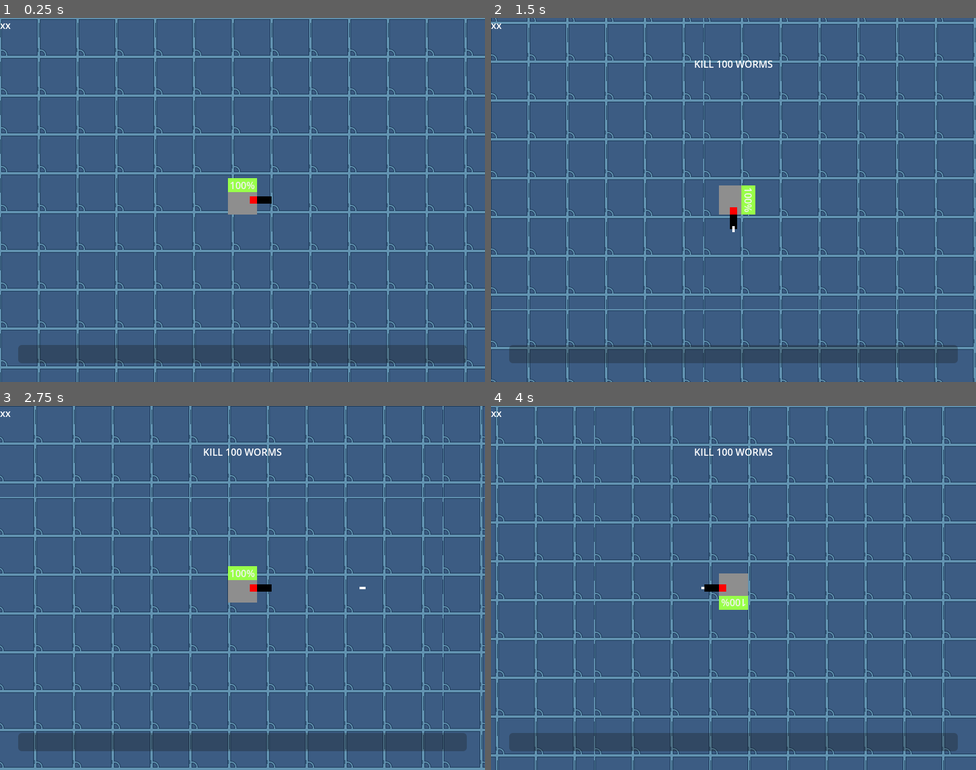
Above: before the commit, frames 1-4 (two rows, left to right).
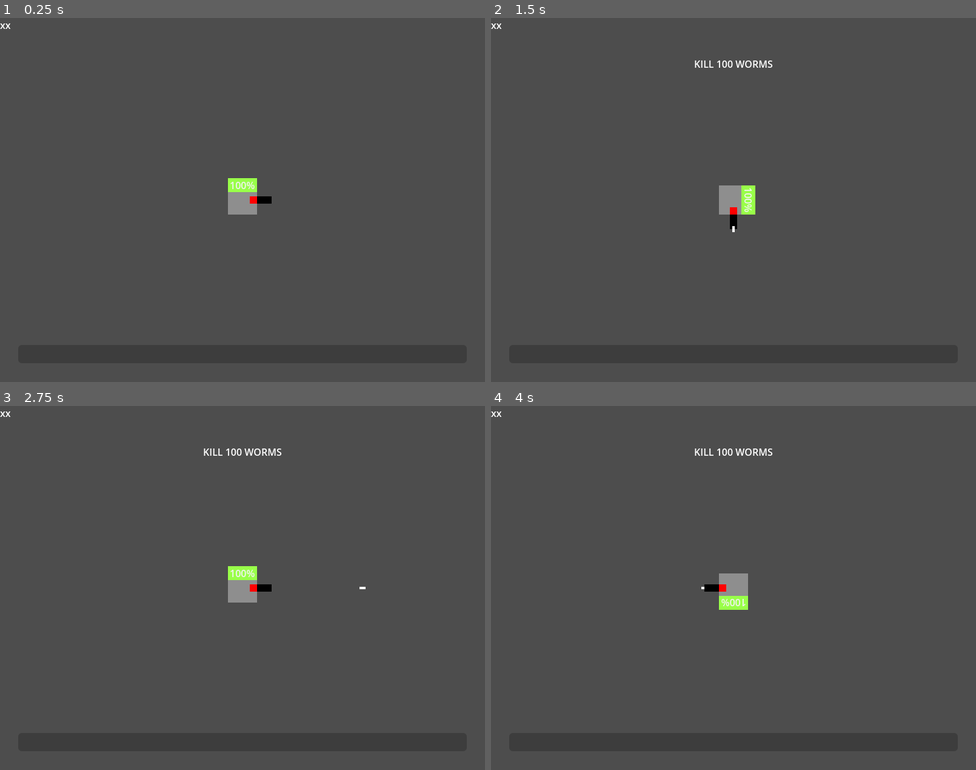
Above: after the commit, the same moments.

Repository: ToastedBrains/overloaded
Game: Godot game, scene res://src/main.tscn
The game is run twice, just before and just after one commit, with the same random seed, the same clock (stepped at 60 frames per second) and the same inputs.
Inputs (mouse positions are in pixels of both pictures, inside the frame that each line leads up to):
- Up to frame 1 (0.25 s): no input
- Up to frame 2 (1.5 s): tap Enter at 0.5 s; move the mouse to (840, 181) at 0.52 s; hold Right (ui_right) 0.53-1.28 s; click (840, 181) at 0.67 s; move the mouse to (636, 218) at 1.27 s; hold Down (ui_down) from 1.28 s (still down)
- Up to frame 3 (2.75 s): move the mouse to (291, 507) at 2.02 s; release Down (ui_down) at 2.03 s; hold Right (ui_right) from 2.03 s (still down)
- Up to frame 4 (4 s): move the mouse to (709, 660) at 2.77 s; release Right (ui_right) at 2.78 s; hold Up (ui_up) 2.78-3.53 s; click (709, 660) at 2.92 s; move the mouse to (879, 642) at 3.52 s; hold Left (ui_left) from 3.53 s (still down)

The runs differ from the first frame. In frame 1, 99% of the frame differs, in the area x 0-100%, y 0-100%; in frame 2, 99%; in frame 3, 99%; in frame 4, 99%.
Error in both runs: Invalid access to property or key 'source' on a base object of type 'Array'. (res://src/global/debug.gd:11)

Commit message:
Explosive upgrade.

Diff:
--- a/src/global/vars.gd
+++ b/src/global/vars.gd
@@ -50,6 +50,7 @@
 var piercing = false
 var double = false
 var triple = false
+var explosive = false
 
 func set_damage(base : float, extra : int, imp : float):
 	base_damage = base
--- a/src/levels/level_base/level_base.tscn
+++ b/src/levels/level_base/level_base.tscn
@@ -24,10 +24,11 @@
 }
 point_count = 5
 
-[node name="Level" type="Node"]
+[node name="Level" type="Node" groups=["level"]]
 script = ExtResource("1_qig2g")
 
 [node name="ParallaxBackground" type="ParallaxBackground" parent="."]
+visible = false
 
 [node name="ParallaxLayer" type="ParallaxLayer" parent="ParallaxBackground"]
 motion_mirroring = Vector2(800, 600)
--- a/src/player/player.gd
+++ b/src/player/player.gd
@@ -67,15 +67,15 @@
 
 
 func refresh_extra_arms():
-	Debug.print("refresh_extra_arms")
+	#Debug.print("refresh_extra_arms")
 	var extra_guns = get_tree().get_nodes_in_group("extra_guns")
 	for g in extra_guns:
 		g.queue_free()
-		Debug.print("removed a rotgun")
-	Debug.print([extra_gun_1, extra_gun_2, extra_gun_3])
+		#Debug.print("removed a rotgun")
+	#Debug.print([extra_gun_1, extra_gun_2, extra_gun_3])
 	for g in [extra_gun_1, extra_gun_2, extra_gun_3]:
 		if g:
-			Debug.print("adding a rotgun")
+			#Debug.print("adding a rotgun")
 			var extra_gun = EXTRA_GUN.instantiate()
 			call_deferred("add_child", extra_gun)
 
@@ -126,8 +126,7 @@
 		%Gun.set_rate_of_fire(6.0)
 	if skills["scope"]:
 		Vars.set_scope(6000, 1800.0)
-	if skills["explosive"]:
-		pass # Emit 8/12 bullets in all directions
+	Vars.explosive = skills["explosive"]
 	Vars.piercing = Vars.skills["piercing"]
 	Vars.double = Vars.skills["double"]
 	Vars.triple = Vars.skills["triple"]
@@ -135,5 +134,5 @@
 	extra_gun_2 = skills["arm2"]
 	extra_gun_3 = skills["arm3"]
 	arm_super = skills["armsuper"]
-	Debug.print(Vars.skills)
+	#Debug.print(Vars.skills)
 	refresh_extra_arms()
--- a/src/weapons/bullet/bullet.gd
+++ b/src/weapons/bullet/bullet.gd
@@ -1,6 +1,9 @@
 extends Area2D
 
+
+@onready var level = get_tree().get_nodes_in_group("level").front()
 var travelled_distance = 0
+const SHRAPNEL = preload("res://src/weapons/shrapnel/shrapnel.tscn")
 
 func _process(delta):
 	var direction = Vector2.from_angle(global_rotation)
@@ -10,14 +13,25 @@
 		queue_free()
 
 
+func explode():
+	Debug.print("EXPLODE!!!")
+	for angle in 24:
+		var new_shrapnel = SHRAPNEL.instantiate()
+		new_shrapnel.global_position = global_position
+		new_shrapnel.global_rotation_degrees += angle * 15
+		level.call_deferred("add_child", new_shrapnel)
+
 func _on_body_entered(body):
 	if body.has_method("take_damage"):
 		body.take_damage(Vars.base_damage + randi_range(0, Vars.max_random_damage))
 		if not Vars.piercing:
+			if Vars.explosive:
+				explode()
 			queue_free()
 		elif randi_range(0, 2) == 0:
+			if Vars.explosive:
+				explode()
 			queue_free()
-
 
 	if body.has_method("get_pushed"):
 		body.get_pushed(Vector2.from_angle(global_rotation), Vars.impact)
--- /dev/null
+++ b/src/weapons/shrapnel/shrapnel.gd
@@ -0,0 +1,19 @@
+extends Area2D
+
+var base_damage = 1.0
+var speed = 500.0
+var scope = 600.0
+var travelled_distance = 0
+
+
+func _process(delta):
+	var direction = Vector2.from_angle(global_rotation)
+	position += direction * speed * delta
+	travelled_distance += speed * delta
+	if travelled_distance > scope:
+		queue_free()
+
+func _on_body_entered(body):
+	if body.has_method("take_damage"):
+		body.take_damage(base_damage + randi_range(0, 20))
+		queue_free()
--- /dev/null
+++ b/src/weapons/shrapnel/shrapnel.tscn
@@ -0,0 +1,23 @@
+[gd_scene load_steps=3 format=3 uid="uid://6fsa4t6kcxig"]
+
+[ext_resource type="Script" path="res://src/weapons/shrapnel/shrapnel.gd" id="1_pf210"]
+
+[sub_resource type="RectangleShape2D" id="RectangleShape2D_gboor"]
+size = Vector2(4, 4)
+
+[node name="shrapnel" type="Area2D"]
+collision_layer = 0
+collision_mask = 2
+script = ExtResource("1_pf210")
+
+[node name="ColorRect" type="ColorRect" parent="."]
+offset_left = -2.0
+offset_top = -2.0
+offset_right = 2.0
+offset_bottom = 2.0
+color = Color(0.858824, 0.411765, 0.231373, 1)
+
+[node name="CollisionShape2D" type="CollisionShape2D" parent="."]
+shape = SubResource("RectangleShape2D_gboor")
+
+[connection signal="body_entered" from="." to="." method="_on_body_entered"]
Not shown: 1 places in src/levels/level_base/level_base.tscn that only renumber resources
